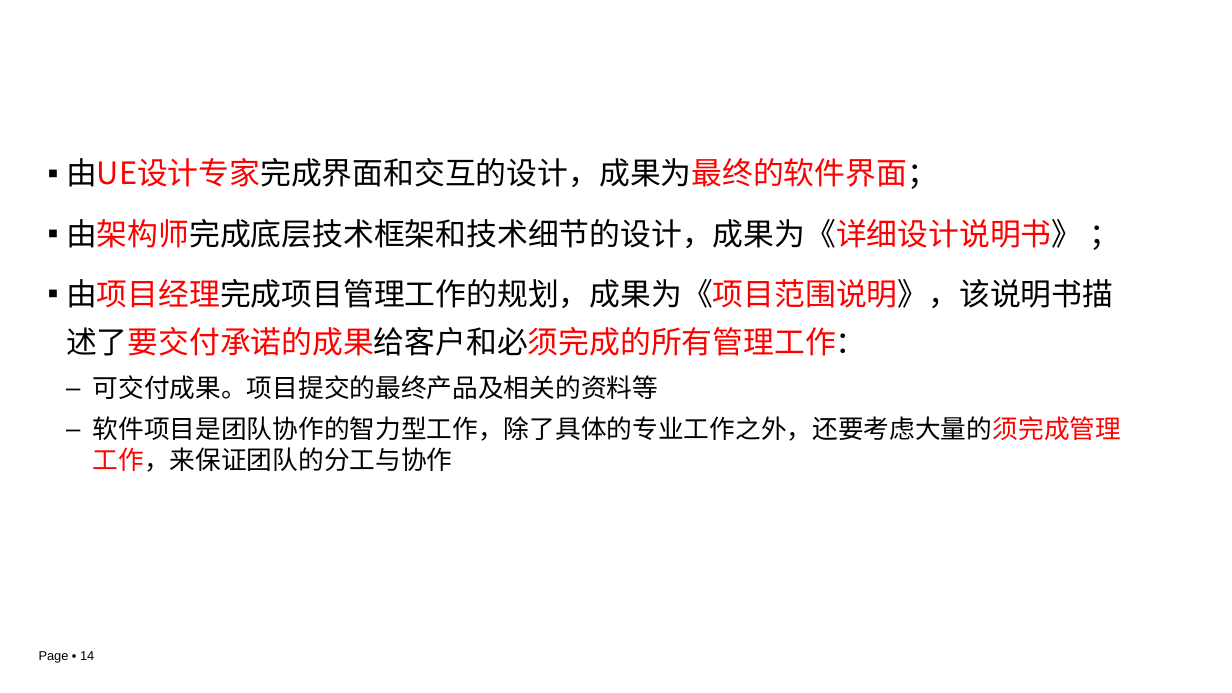
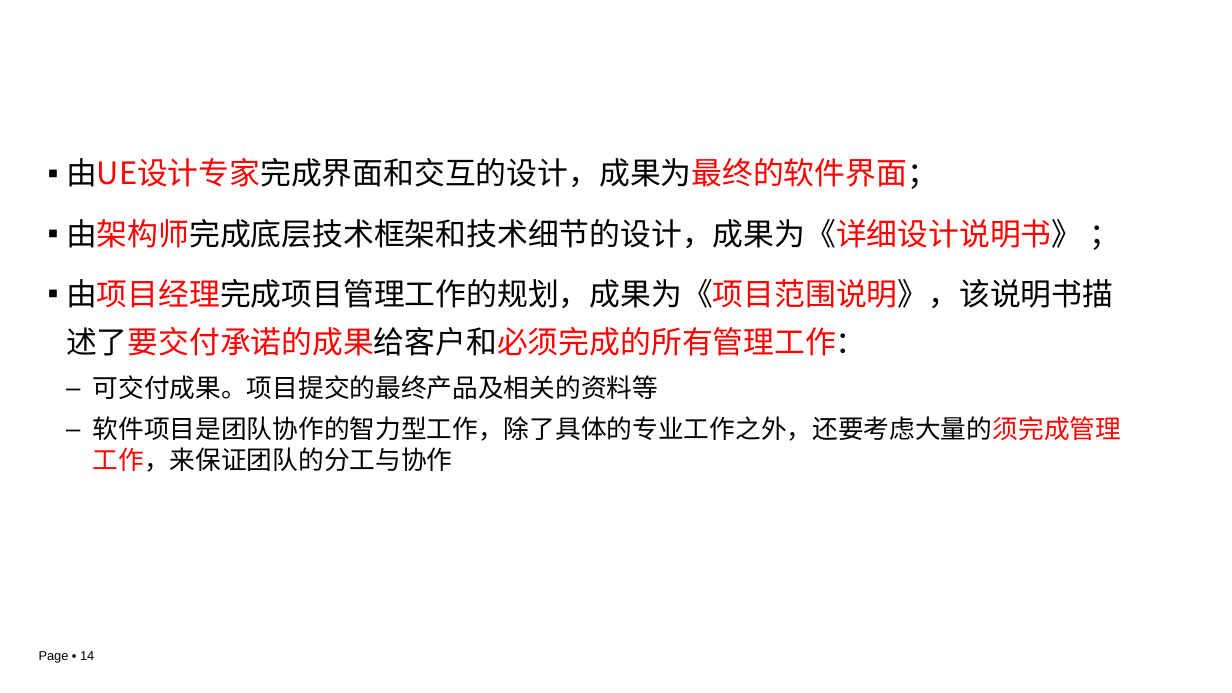
Before and after one commit to edu2act/course-IT-Project-Management, a slide deck: slide 14 of materials/slides/ch03-1.pptx. Drawn at 1232x693 pixels with LibreOffice and Linux fonts; fonts in the diff are those of the drawing; background and template pictures are left out. Boxes give left, top, right and bottom in pixels: in the first picture for what was removed or moved away, otherwise in the second. Text is boxed around its words. In the diff, an @@ line names an element or a change of style, - is before the commit and + after.

Commit message:
modify ppt 03

```diff
--- a/materials/slides/ch03-1.pptx
+++ b/materials/slides/ch03-1.pptx
@@ text at bbox=[66, 279, 1113, 356]: text colour #000000 to #FF0000 in "由项目经理完成项目管理工作的规划，成果为《项目范围说明》，该说明书描述了要交付承诺的成果给客户和必须完成的所有管理工作：" @@
```
